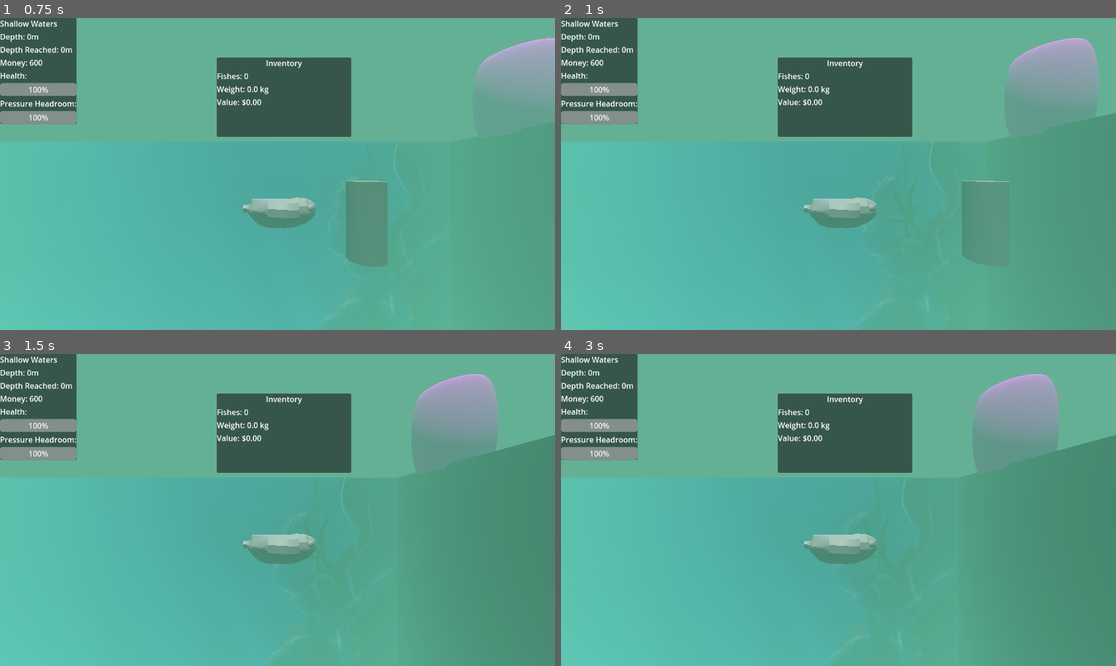
Above: before the commit, frames 1-4 (two rows, left to right).
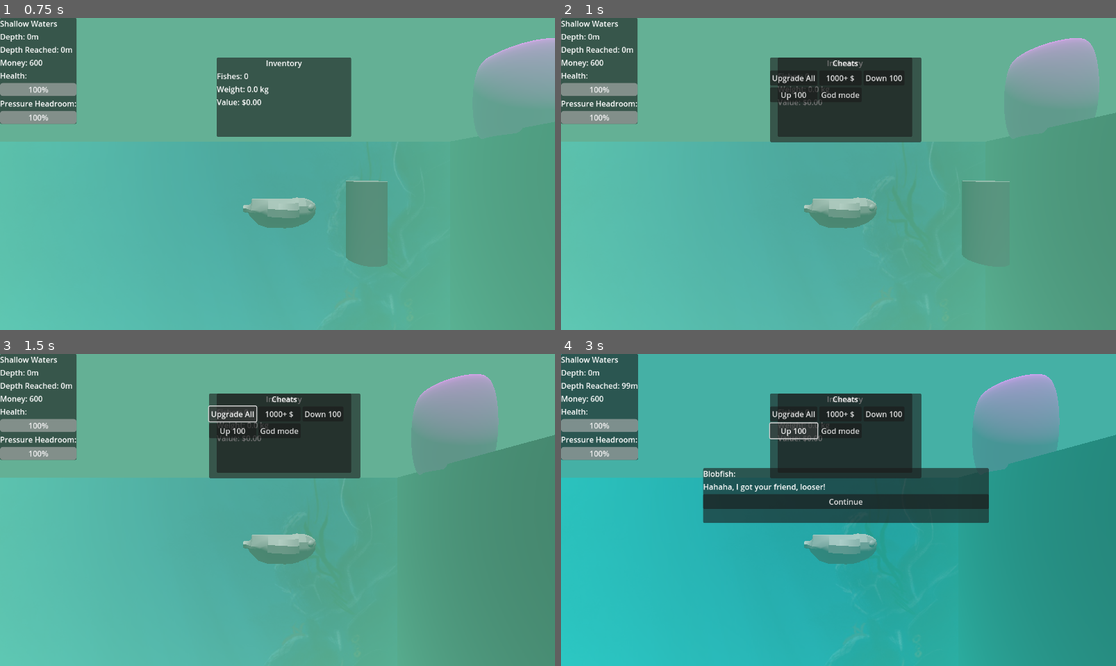
Above: after the commit, the same moments.

Repository: manusfishy/too-fishy
Game: Godot game, scene res://scenes/main_scene.tscn
Same seed, same stepped clock (60 frames per second), same inputs: the game is played once before the commit and once after it.
Inputs (mouse positions are in pixels of both pictures, inside the frame that each line leads up to):
- Up to frame 1 (0.75 s): move the mouse to (399, 158) at 0.52 s; hold Right (move_right) from 0.53 s (still down); tap Tab (inv_toggle) at 0.6 s; click (399, 158) at 0.67 s
- Up to frame 2 (1 s): keep holding Right (move_right); tap C (cht_toggle, bound only after the commit) at 0.8 s
- Up to frame 3 (1.5 s): release Right (move_right) at 1.25 s; click (233, 413) at 1.25 s, where only the run after the commit has a clickable "Upgrade All"
- Up to frame 4 (3 s): click (882, 413) at 2 s, where only the run after the commit has a clickable "Down 100"; click (794, 432) at 2.75 s, where only the run after the commit has a clickable "Up 100"

Frame 1 is identical in both runs. In frame 2, 7.4% of the frame differs, in the area x 37-65%, y 12-40%; in frame 3, 7.4%; in frame 4, 91%, in the area x 0-100%, y 0-100%.

Commit message:
added cheats

Diff:
--- a/project.godot
+++ b/project.godot
@@ -73,6 +73,16 @@
 "events": [Object(InputEventKey,"resource_local_to_scene":false,"resource_name":"","device":-1,"window_id":0,"alt_press …(191 unchanged characters)…
 ]
 }
+cht_toggle={
+"deadzone": 0.2,
+"events": [Object(InputEventKey,"resource_local_to_scene":false,"resource_name":"","device":-1,"window_id":0,"alt_pressed":false,"shift_pressed":false,"ctrl_pressed":false,"meta_pressed":false,"pressed":false,"keycode":0,"physical_keycode":67,"key_label":0,"unicode":99,"location":0,"echo":false,"script":null)
+]
+}
+esc={
+"deadzone": 0.2,
+"events": [Object(InputEventKey,"resource_local_to_scene":false,"resource_name":"","device":-1,"window_id":0,"alt_pressed":false,"shift_pressed":false,"ctrl_pressed":false,"meta_pressed":false,"pressed":false,"keycode":0,"physical_keycode":4194305,"key_label":0,"unicode":0,"location":0,"echo":false,"script":null)
+]
+}
 
 [rendering]
 
--- /dev/null
+++ b/scenes/cheats.tscn
@@ -0,0 +1,23 @@
+[gd_scene load_steps=2 format=3 uid="uid://b87oo8x46lj3r"]
+
+[ext_resource type="Script" uid="uid://b8a1e6cv4yj62" path="res://scripts/cheats.gd" id="1_24huh"]
+
+[node name="Cheats" type="PanelContainer"]
+offset_left = 828.0
+offset_top = 131.0
+offset_right = 1142.0
+offset_bottom = 307.0
+script = ExtResource("1_24huh")
+
+[node name="VBoxContainer" type="VBoxContainer" parent="."]
+layout_mode = 2
+
+[node name="Label" type="Label" parent="VBoxContainer"]
+layout_mode = 2
+text = "Cheats"
+horizontal_alignment = 1
+vertical_alignment = 1
+
+[node name="GridContainer" type="GridContainer" parent="VBoxContainer"]
+layout_mode = 2
+columns = 3
--- a/scenes/main_scene.tscn
+++ b/scenes/main_scene.tscn
@@ -12,6 +12,7 @@
 [ext_resource type="Script" uid="uid://dhv52dohn5s4r" path="res://scripts/death_screen.gd" id="10_e1cbu"]
 [ext_resource type="PackedScene" uid="uid://d0ykw70micab6" path="res://scenes/boss.tscn" id="11_e1cbu"]
 [ext_resource type="Script" uid="uid://dx1hxd4wnymb1" path="res://scripts/boss_dialog_ui.gd" id="12_mngbo"]
+[ext_resource type="PackedScene" uid="uid://b87oo8x46lj3r" path="res://scenes/cheats.tscn" id="13_4w45t"]
 
 [sub_resource type="QuadMesh" id="QuadMesh_c16ls"]
 
@@ -178,3 +179,11 @@
 [node name="ContinueButton" type="Button" parent="UI/BossDialog/VBoxContainer"]
 layout_mode = 2
 text = "Continue"
+
+[node name="Cheats" parent="UI" instance=ExtResource("13_4w45t")]
+visible = false
+layout_mode = 0
+offset_left = 434.0
+offset_top = 82.0
+offset_right = 748.0
+offset_bottom = 258.0
--- /dev/null
+++ b/scripts/cheats.gd
@@ -0,0 +1,49 @@
+extends PanelContainer
+
+@onready var grid = $VBoxContainer/GridContainer
+@export var is_open = false
+
+func addButton(text, call):
+	var upgradeButton: Button = Button.new()
+	upgradeButton.text = text
+	upgradeButton.pressed.connect(call)
+	grid.add_child(upgradeButton)
+
+func _ready():
+	addButton("Upgrade All", func(): upgrade_all())
+	addButton("1000+ $", func(): GameState.money += 1000)
+	addButton("Down 100", func(): GameState.player_node.position.y -= 100)
+	addButton("Up 100", func(): GameState.player_node.position.y += 100)
+	addButton("God mode", func(): GameState.god_mode = not GameState.god_mode)
+	close()
+
+
+func upgrade_all():
+	for key in GameState.upgrades:
+		GameState.upgrades[key] = GameState.maxUpgrades[key]
+	pass
+
+func _process(delta):
+	if GameState.god_mode:
+		GameState.health = 100
+	if GameState.isDocked:
+		close()
+	if Input.is_action_just_pressed("cht_toggle"):
+		if GameState.isDocked:
+			return
+		if is_open:
+			close()
+		else:
+			open()
+	if Input.is_action_just_pressed("esc"):
+		close()
+
+
+func open():
+	visible = true
+	is_open = true
+
+
+func close():
+	visible = false
+	is_open = false
--- a/scripts/game_state.gd
+++ b/scripts/game_state.gd
@@ -43,6 +43,8 @@
 var isDocked = false
 var fishes_lower_boarder = -15 - 12
 
+var player_node: CharacterBody3D = null
+var god_mode = false
 var health = 100.0
 var headroom = 0
 var death_screen = false
--- a/scripts/inventory/inv_ui.gd
+++ b/scripts/inventory/inv_ui.gd
@@ -27,6 +27,9 @@
 			open()
 	if is_open:
 		update_display()
+	if Input.is_action_just_pressed("esc"):
+		close()
+
 
 func open():
 	visible = true
--- a/scripts/player.gd
+++ b/scripts/player.gd
@@ -19,6 +19,7 @@
 signal section_changed(sectionType)
 
 func _ready():
+	GameState.player_node = self
 	print("player ready")
 
 
@@ -73,6 +74,8 @@
 func onDock():
 	GameState.inventory.sellItems()
 	print("docked")
+
+
 func shoot_harpoon():
 	# Instance the harpoon
 	var harpoon = harpoon_scene.instantiate()
Not shown: 2 places in scenes/main_scene.tscn that only renumber resources
Not shown, added: scripts/cheats.gd.uid
